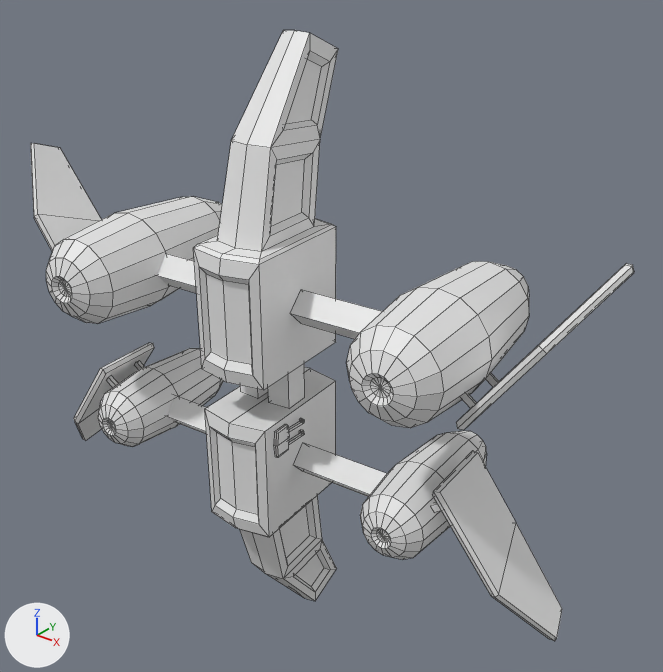
Before and after pictures for a commit that changed the OBJ model assets/models/Spaceship.obj.
Both versions are drawn from a 50 mm lens placed at (14.57, -16.25, 11.43), pointed at (0.75, 1.03, 0.72). The axes (+X, +Y, +Z) are drawn at lower left. The lights are the same throughout. Mesh edges are drawn as thin lines. Where no turn or scale is listed for an object, it has been applied to the vertices.
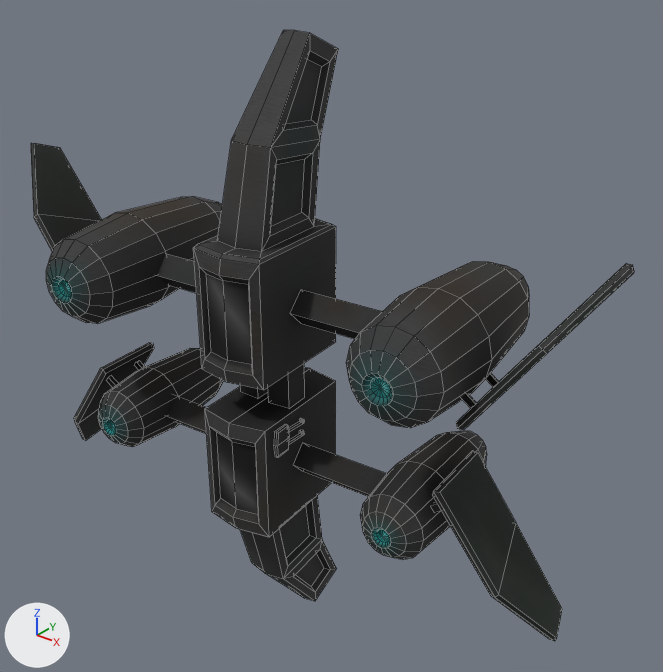
Boxes [x1, y1, x2, y2] around the edits, measured in the pictures (663 x 672 px):
'Cube.001', recoloured (grey to black): [31, 30, 634, 641] in both

Diff of the bpy script that builds the scene:
```diff
--- a/assets/models/Spaceship.obj.py
+++ b/assets/models/Spaceship.obj.py
@@ img_spaceshipuv_jpg @@
+img_spaceshipuv_jpg = load_image('SpaceShipUV.jpg', '../textures/SpaceShipUV.jpg', 1024, 1024, 'sRGB')
@@ mat_spaceshipuv_spaceshipuv_jpg @@
+mat_spaceshipuv_spaceshipuv_jpg = principled_material('SpaceShipUV_SpaceShipUV.jpg')
+mat_spaceshipuv_spaceshipuv_jpg.texture = img_spaceshipuv_jpg
+mat_spaceshipuv_spaceshipuv_jpg.roughness = 0.834
@@ me_cube_001 @@
 me_cube_001.from_pydata(...)  # 1132 vertices, 1096 faces; spans x -8.7..8.8, y -3.6..3.6, z -8.5..8.5
+me_cube_001.materials.append(mat_spaceshipuv_spaceshipuv_jpg)  # picture img_spaceshipuv_jpg
```
